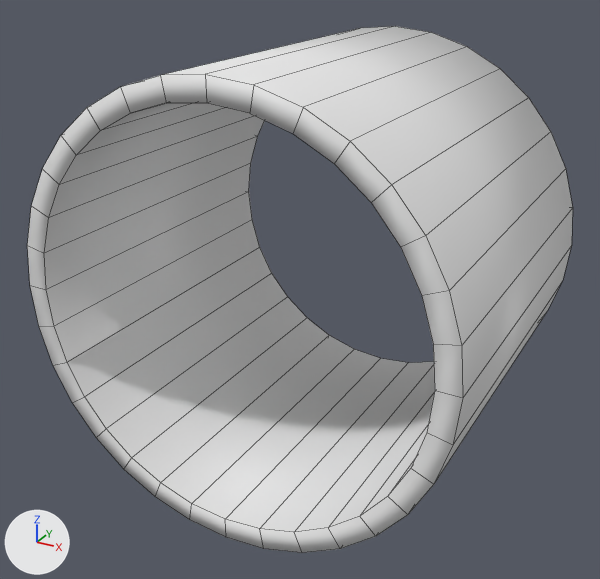
Renders of the FBX model Assets/xilogravuraStuff/Models/marcador.fbx from each side of a commit.
Before and after are seen from a 50 mm camera at (1.69, -3.24, 1.47) aimed at (-0.05, -0.08, -0.11). Every picture has the same lights, and +X, +Y and +Z are marked at lower left. Mesh edges are drawn as thin lines. Where no turn or scale is listed for an object, it has been applied to the vertices.
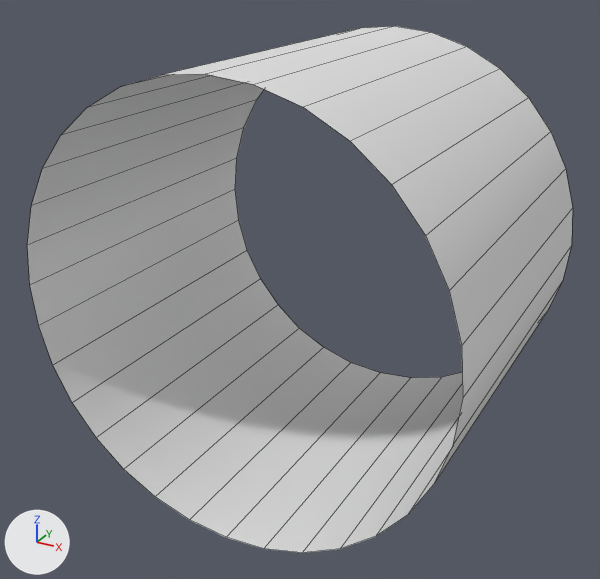
Commit message: ajusta visual do marcador

Location of each change, (x1, y1, x2, y2) in pixels of the pictures (600 x 579 px):
part 1 of me_cylinder, deleted
    before: (27, 74, 463, 553)

Edits to the bpy script that builds the scene:
```text
Change me_cylinder:
    used by ob_cylinder; location = (0.0, 0.0, 0.0)
    remove me_cylinder.from_pydata(...)  # 128 vertices, 128 faces; spans x -1.0..1.0, y -0.84..0.84, z -1.0..1.0
    add me_cylinder.from_pydata(...)  # 64 vertices, 32 faces; spans x -1.0..1.0, y -0.84..0.84, z -1.0..1.0
    me_cylinder part 1
    64 vertices are removed from x -0.9..0.9, y -0.84..0.84, z -0.9..0.9
    96 faces are deleted
    me_cylinder part 2: the surface is now shaded flat
```
